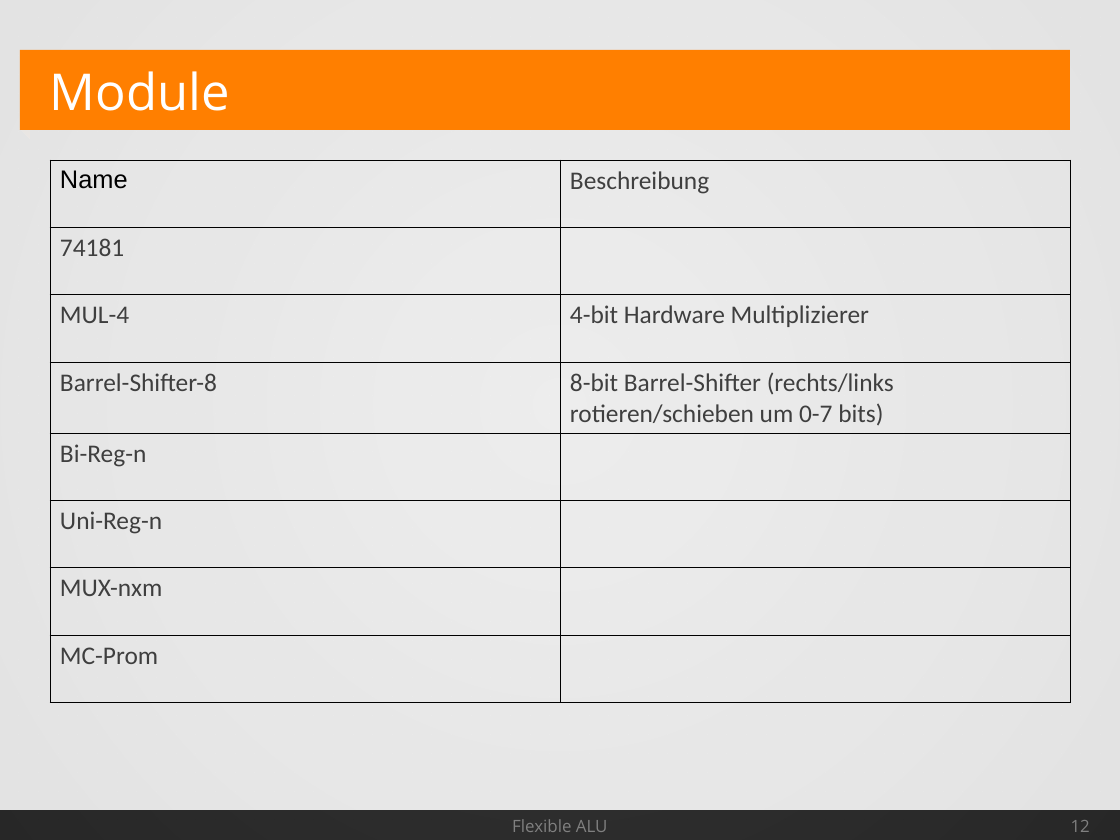
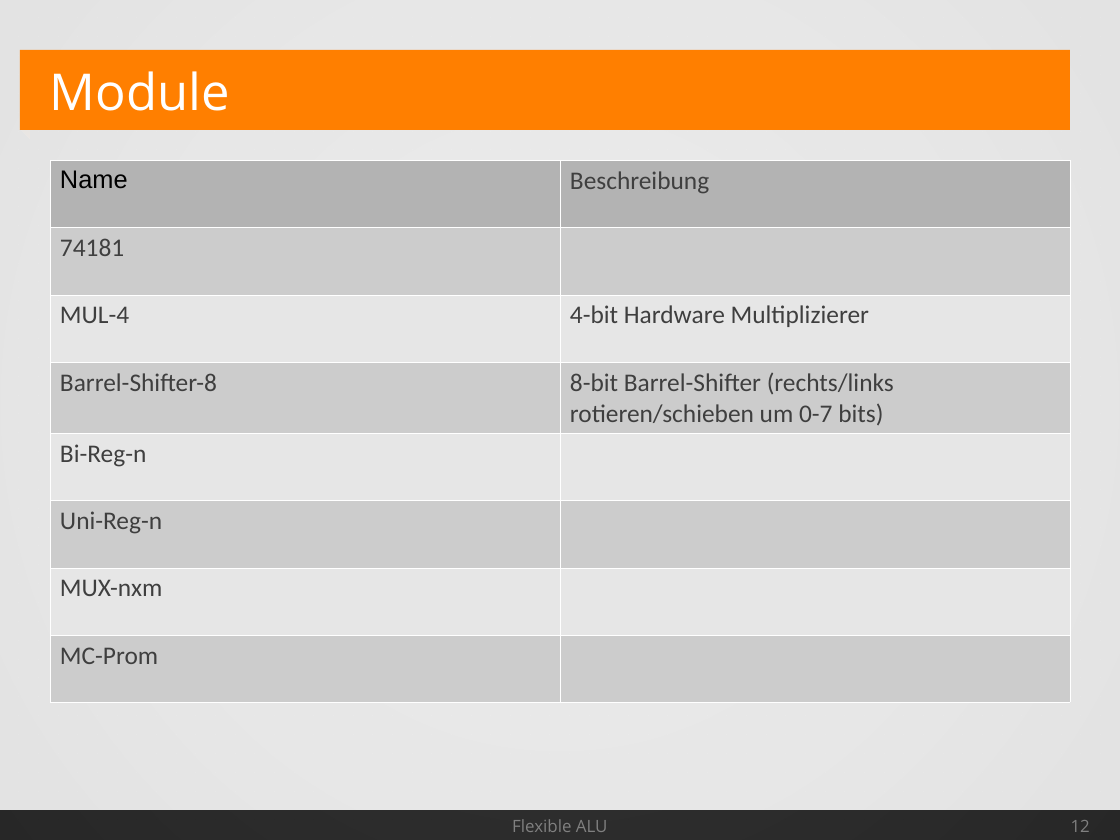
Before and after one commit to Geend/FHDWLogicWorksLib, a slide deck: slide 12 of alu-4/Spec/AluSpec.odp. Drawn at 1120x840 pixels with LibreOffice and Linux fonts; fonts in the diff are those of the drawing. Boxes give left, top, right and bottom in pixels: in the first picture for what was removed or moved away, otherwise in the second. Text is boxed around its words. In the diff, an @@ line names an element or a change of style, - is before the commit and + after.

Commit message:
updated alu-4 presentation

```diff
--- a/alu-4/Spec/AluSpec.odp
+++ b/alu-4/Spec/AluSpec.odp
@@ table at (x1=50, y1=160, x2=1070, y2=698) @@
@@ fill none to #B3B3B3 in row 1 @@
@@ fill none to #CCCCCC in 5 cells @@
@@ fill none to #E6E6E6 in 4 cells @@
@@ borders changed @@
```
Also in this commit, not shown: 3 other slides changed, 1 other file.
